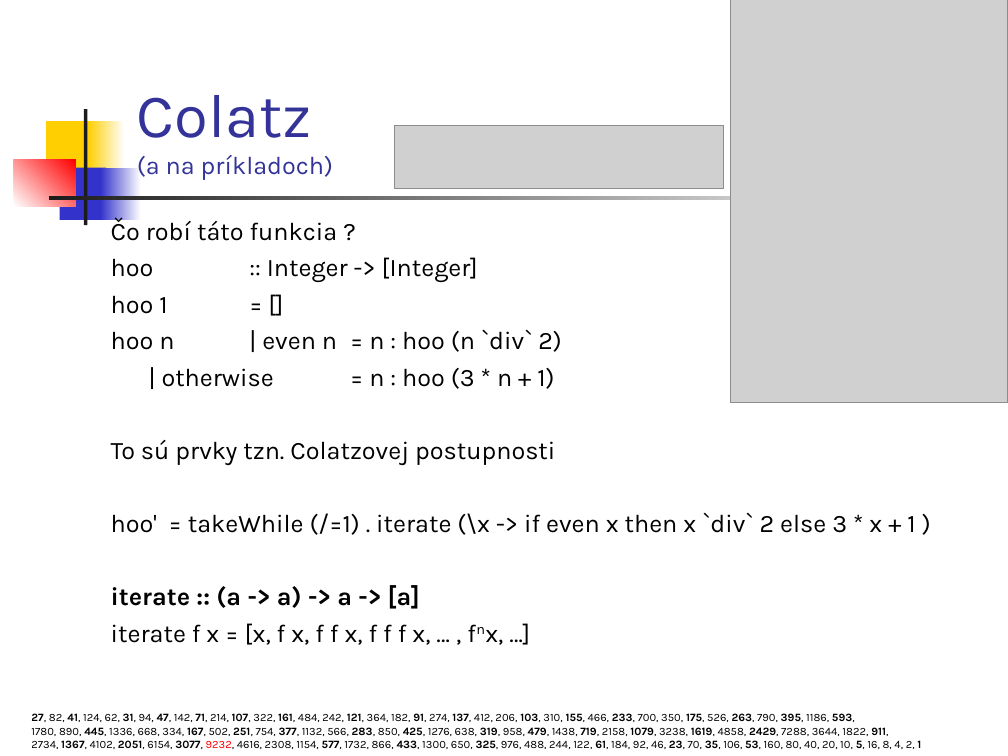
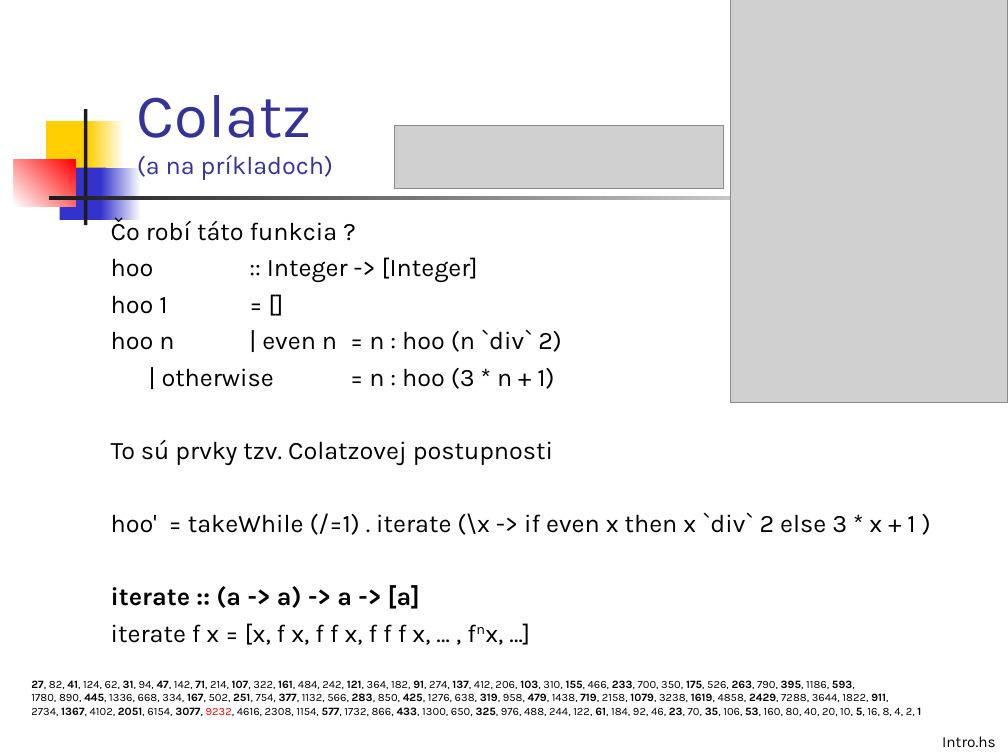
Before and after one commit to Funkcionalne/Prednasky, a slide deck: slide 8 of 03/03_fpro.ppt. Drawn at 1008x756 pixels with LibreOffice and Linux fonts; fonts in the diff are those of the drawing; grey boxes stand for pictures. Boxes give left, top, right and bottom in pixels: in the first picture for what was removed or moved away, otherwise in the second. Text is boxed around its words. In the diff, an @@ line names an element or a change of style, - is before the commit and + after.

```diff
--- a/03/03_fpro.ppt
+++ b/03/03_fpro.ppt
@@ text at (x1=111, y1=440, x2=553, y2=465): text changed @@
-To sú prvky tzn. Colatzovej postupnosti
+To sú prvky tzv. Colatzovej postupnosti
@@ text "27, 82, 41, 124, 62, ..." moved from (x1=31, y1=713, x2=921, y2=749) to (x1=31, y1=680, x2=921, y2=716) @@
@@ text added at (x1=942, y1=736, x2=996, y2=747), 11 pt, text #000000 @@
+Intro.hs
```
Also in this commit, not shown: 7 other slides changed, 2 other files.
